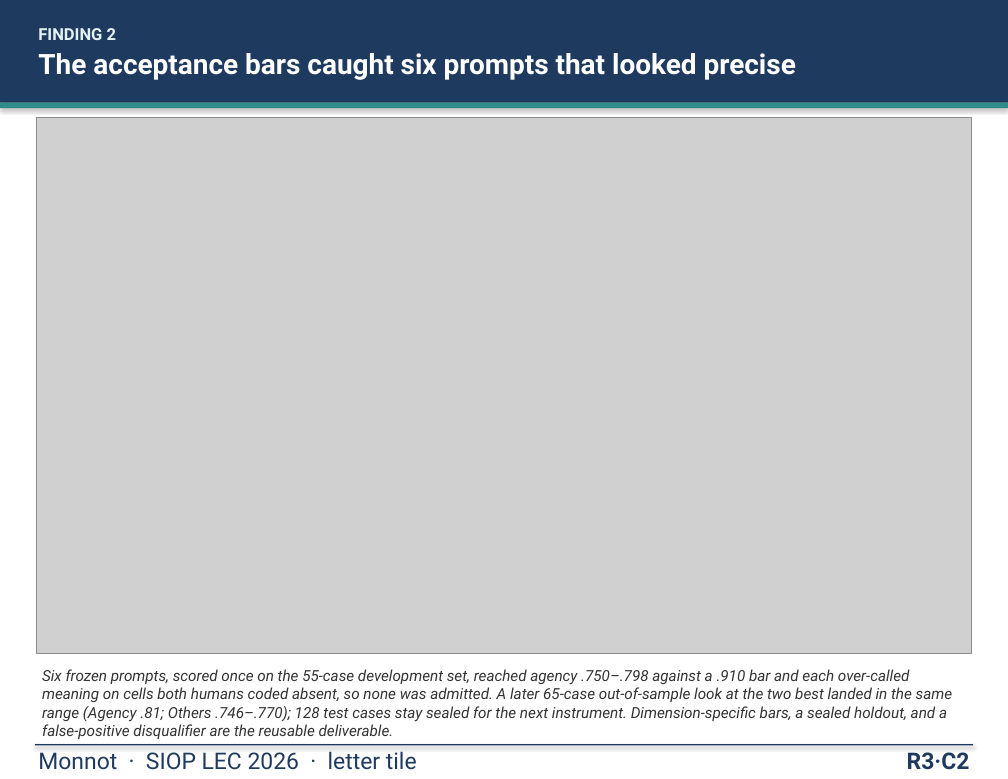
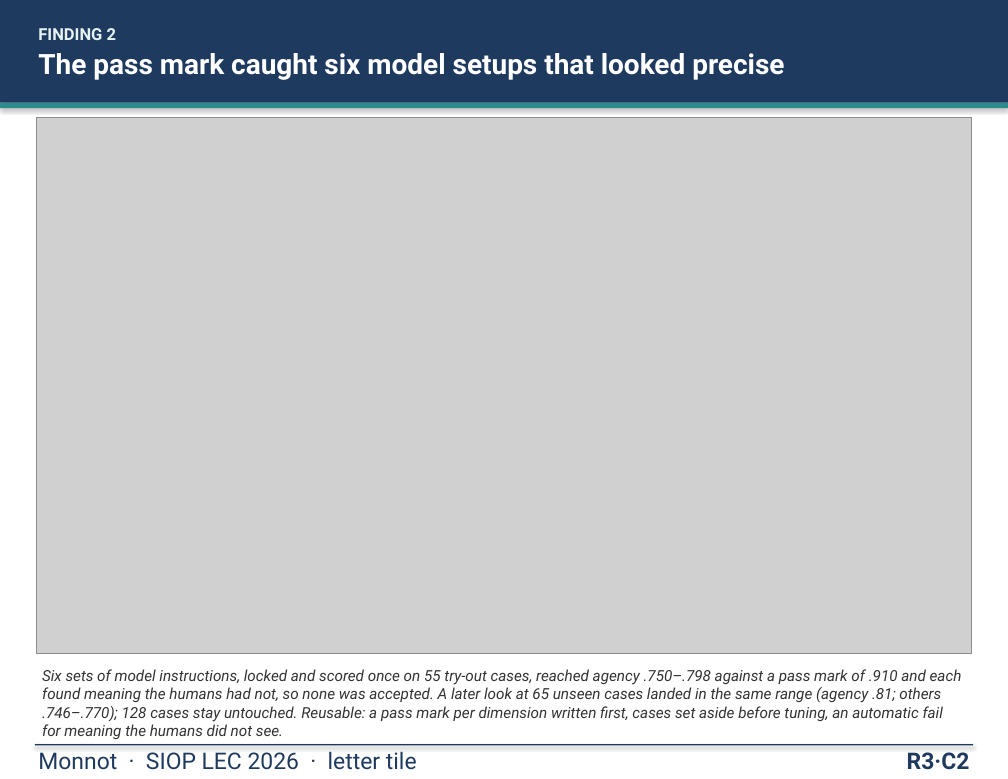
Before and after one commit to mjmonnot/mjmonnot.github.io, a slide deck: slide 10 of lec-2026/assets/Monnot_Poster_v5.pptx. Drawn at 1008x779 pixels with LibreOffice and Linux fonts; fonts in the diff are those of the drawing; grey boxes stand for pictures. Boxes give left, top, right and bottom in pixels: in the first picture for what was removed or moved away, otherwise in the second. Text is boxed around its words. In the diff, an @@ line names an element or a change of style, - is before the commit and + after.

Commit message:
lec-2026: plain-language pass (set-aside cases, locked instructions, pass mark); Start here nav; friendlier index; deck v5 rebuilt

```diff
--- a/lec-2026/assets/Monnot_Poster_v5.pptx
+++ b/lec-2026/assets/Monnot_Poster_v5.pptx
@@ text at (x1=38, y1=53, x2=784, y2=80): text changed @@
-The acceptance bars caught six prompts that looked precise
+The pass mark caught six model setups that looked precise
@@ text at (x1=42, y1=669, x2=962, y2=739): text changed @@
-Six frozen prompts, scored once on the 55-case development set, reached agency .750–.798 against a .910 bar and each over-called meaning on cells both humans coded absent, so none was admitted. A later 65-case out-of-sample look at the two best landed in the same range (Agency .81; Others .746–.770); 128 test cases stay sealed for the next instrument. Dimension-specific bars, a sealed holdout, and a false-positive disqualifier are the reusable deliverable.
+Six sets of model instructions, locked and scored once on 55 try-out cases, reached agency .750–.798 against a pass mark of .910 and each found meaning the humans had not, so none was accepted. A later look at 65 unseen cases landed in the same range (agency .81; others .746–.770); 128 cases stay untouched. Reusable: a pass mark per dimension written first, cases set aside before tuning, an automatic fail for meaning the humans did not see.
```
Also in this commit, not shown: 15 other slides changed, 17 other files.
